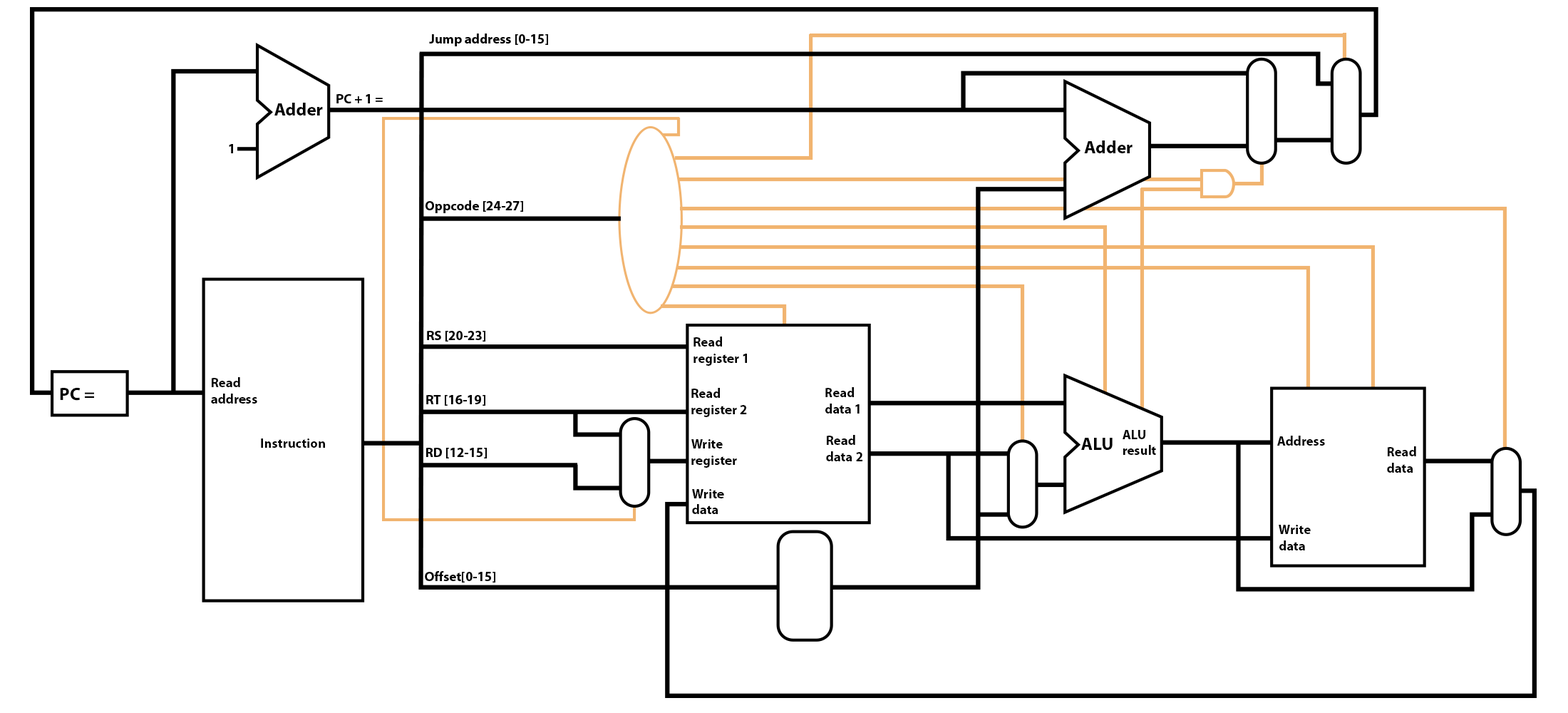
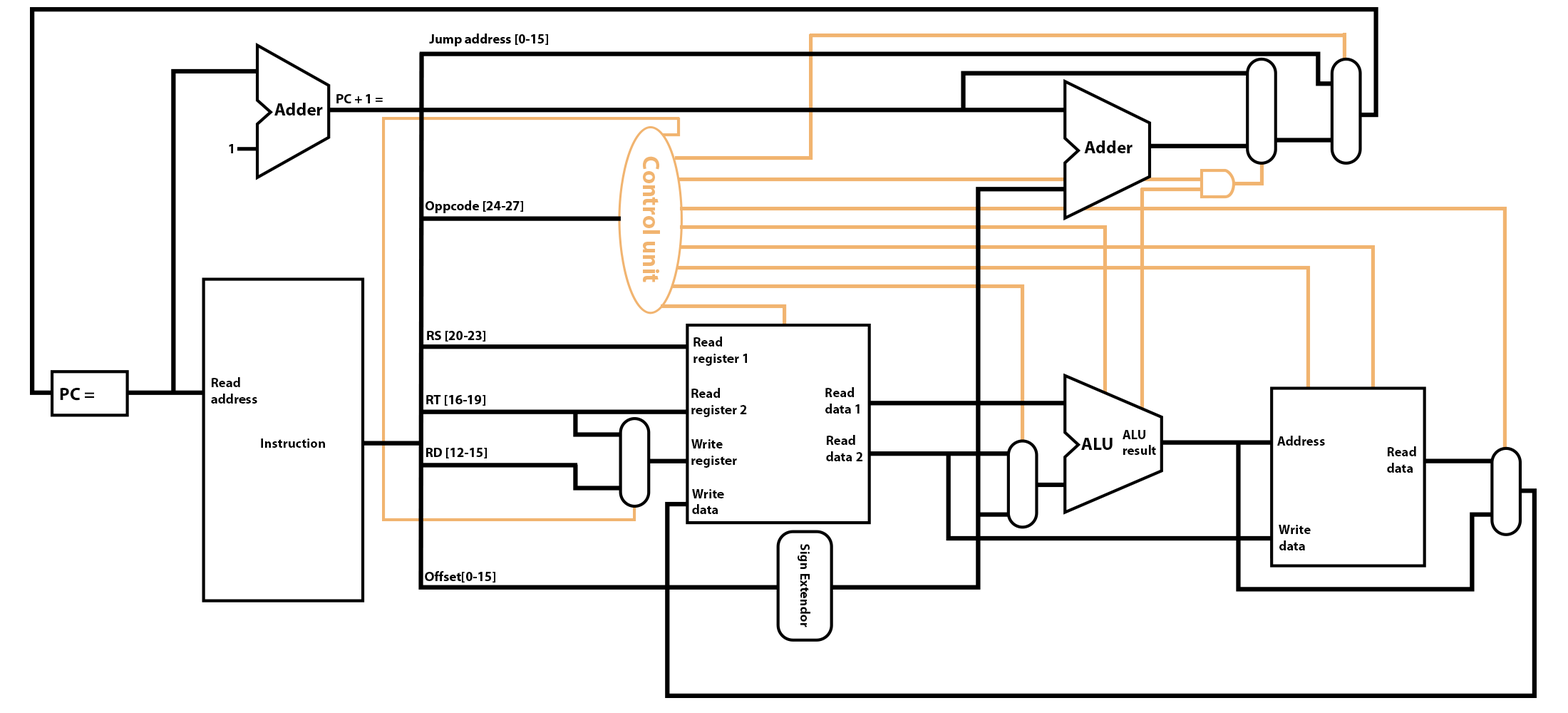
Comparing the layer stacks of the two 1568 × 713 images. Changes:
added layer "Control unit" above "Sign Extendor" over (642, 156, 660, 283)
added layer "Sign Extendor" above "Write data" over (797, 543, 811, 628)
painted on "Shape 1" over (797, 158, 1251, 641)
painted on "Shape 6" over (1249, 37, 1343, 160)
